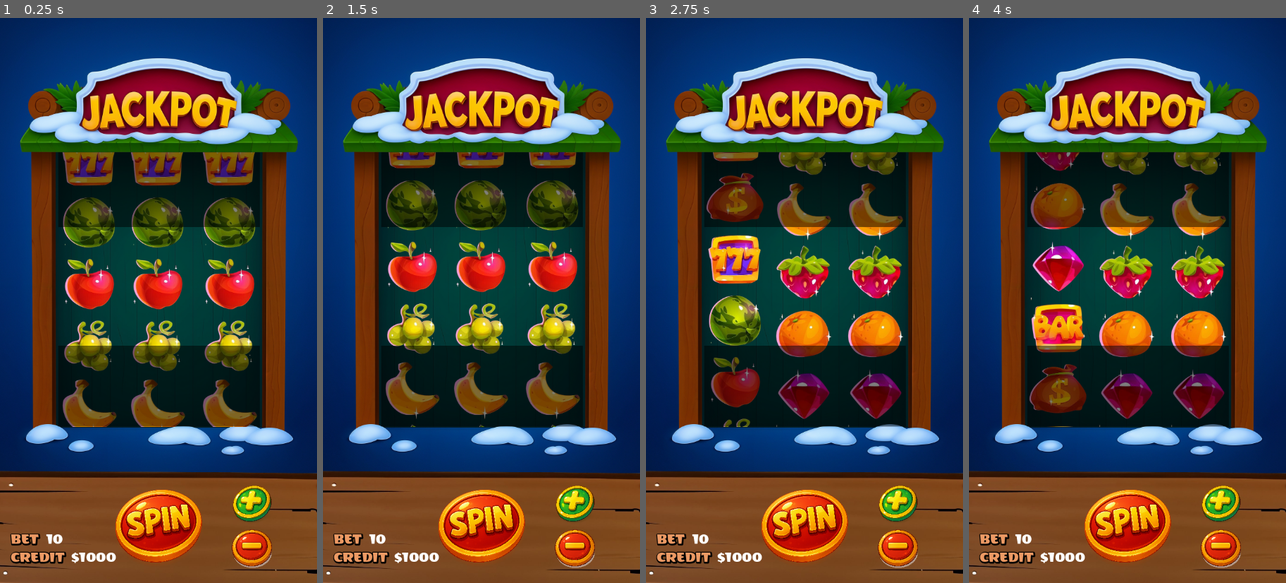
Above: before the commit, frames 1-4 (left to right).
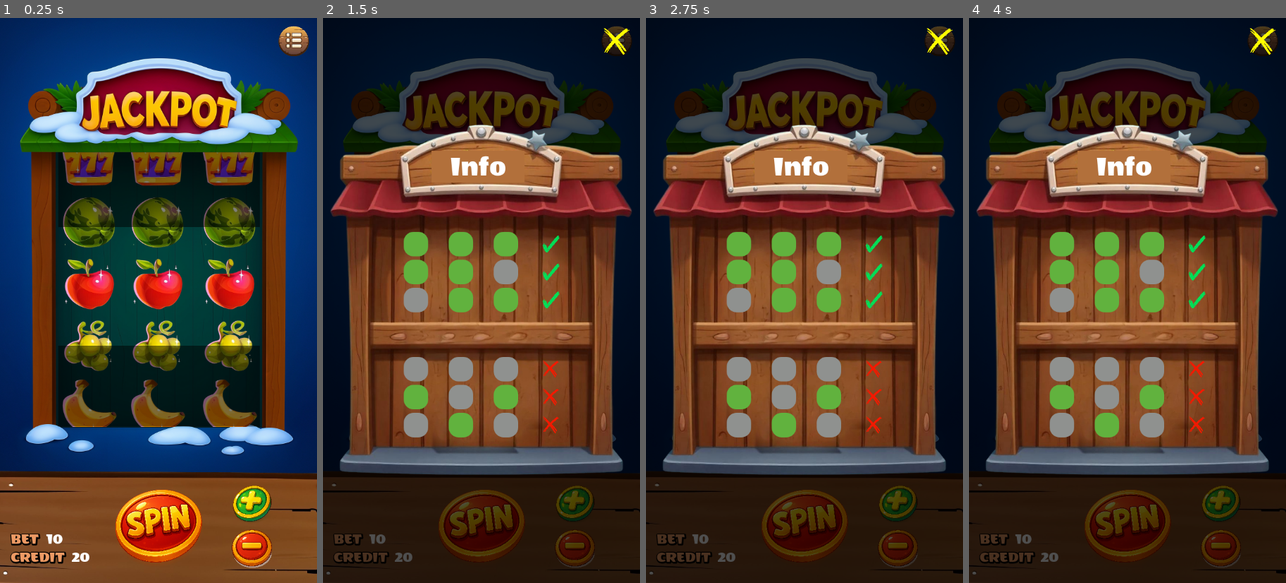
Above: after the commit, the same moments.

Repository: sudip-hub/Jackpot---Slot-Game
Game: Godot game, scene res://scenes/main.tscn
The game is run twice, just before and just after one commit, with the same random seed, the same clock (stepped at 60 frames per second) and the same inputs.
Inputs (mouse positions are in pixels of both pictures, inside the frame that each line leads up to):
- Up to frame 1 (0.25 s): no input
- Up to frame 2 (1.5 s): click (617, 40) at 0.52 s; click (481, 526) at 1.25 s
- Up to frame 3 (2.75 s): click (896, 503) at 2.02 s
- Up to frame 4 (4 s): click (1219, 549) at 2.77 s; click (1127, 526) at 3.52 s

The runs differ from the first frame. In frame 1, 0.6% of the frame differs, in the area x 22-98%, y 1-97%; in frame 2, 98%; in frame 3, 98%; in frame 4, 98%, in the area x 0-100%, y 0-100%.

Commit message:
adds game info popup

Diff:
--- a/jackpot/project.godot
+++ b/jackpot/project.godot
@@ -23,7 +23,6 @@
 
 window/size/viewport_width=648
 window/size/viewport_height=1152
-window/size/window_width_override=324
 window/size/window_height_override=576
 window/stretch/mode="viewport"
 window/handheld/orientation=1
--- /dev/null
+++ b/jackpot/scenes/game_info.gd
@@ -0,0 +1,13 @@
+extends Control
+
+func _ready() -> void:
+	var tween = create_tween()
+	tween.set_trans(Tween.TRANS_BACK)
+	tween.tween_property($Info, "scale", Vector2(1, 1), 0.3)
+
+	var close_btn = custom_button.new()
+	close_btn.initialize($Close, $Close/TextureRect)
+	close_btn.connect("btn_pressed", _on_close_btn_pressed)
+
+func _on_close_btn_pressed() -> void:
+	queue_free()
--- /dev/null
+++ b/jackpot/scenes/game_info.tscn
@@ -0,0 +1,306 @@
+[gd_scene load_steps=11 format=3 uid="uid://evygwhwo27vt"]
+
+[ext_resource type="Script" uid="uid://be7uyh7mo4l12" path="res://scenes/game_info.gd" id="1_n22sc"]
+[ext_resource type="Texture2D" uid="uid://dvxd2j5hddipj" path="res://assets/Popup.png" id="1_wmavl"]
+[ext_resource type="Texture2D" uid="uid://bla3hurksbhve" path="res://assets/10810331.png" id="2_1ow7r"]
+[ext_resource type="Texture2D" uid="uid://4j040mqktfod" path="res://assets/tik.png" id="3_qau4a"]
+[ext_resource type="FontFile" uid="uid://dfe1rtvppuxw7" path="res://assets/WendyOne-Regular.ttf" id="4_qau4a"]
+
+[sub_resource type="StyleBoxFlat" id="StyleBoxFlat_dwjpw"]
+bg_color = Color(0, 0, 0, 0.691)
+
+[sub_resource type="StyleBoxEmpty" id="StyleBoxEmpty_n22sc"]
+
+[sub_resource type="StyleBoxFlat" id="StyleBoxFlat_n22sc"]
+bg_color = Color(0.3815, 0.7, 0.245, 1)
+corner_radius_top_left = 20
+corner_radius_top_right = 20
+corner_radius_bottom_right = 20
+corner_radius_bottom_left = 20
+
+[sub_resource type="StyleBoxFlat" id="StyleBoxFlat_44k6p"]
+bg_color = Color(0.56202, 0.57, 0.5586, 1)
+corner_radius_top_left = 20
+corner_radius_top_right = 20
+corner_radius_bottom_right = 20
+corner_radius_bottom_left = 20
+
+[sub_resource type="StyleBoxFlat" id="StyleBoxFlat_1ow7r"]
+bg_color = Color(0.698039, 0.439216, 0.231373, 1)
+
+[node name="GameInfo" type="Control"]
+z_index = 6
+layout_mode = 3
+anchors_preset = 15
+anchor_right = 1.0
+anchor_bottom = 1.0
+grow_horizontal = 2
+grow_vertical = 2
+script = ExtResource("1_n22sc")
+
+[node name="Panel" type="Panel" parent="."]
+layout_mode = 1
+anchors_preset = 15
+anchor_right = 1.0
+anchor_bottom = 1.0
+grow_horizontal = 2
+grow_vertical = 2
+theme_override_styles/panel = SubResource("StyleBoxFlat_dwjpw")
+
+[node name="Close" type="Button" parent="."]
+custom_minimum_size = Vector2(70, 70)
+layout_mode = 1
+anchors_preset = 1
+anchor_left = 1.0
+anchor_right = 1.0
+offset_left = -96.0
+offset_bottom = 96.0
+grow_horizontal = 0
+theme_override_styles/focus = SubResource("StyleBoxEmpty_n22sc")
+flat = true
+
+[node name="TextureRect" type="TextureRect" parent="Close"]
+self_modulate = Color(100, 100, 100, 1)
+custom_minimum_size = Vector2(80, 80)
+layout_mode = 1
+anchors_preset = 8
+anchor_left = 0.5
+anchor_top = 0.5
+anchor_right = 0.5
+anchor_bottom = 0.5
+offset_left = -40.0
+offset_top = -40.0
+offset_right = 40.0
+offset_bottom = 40.0
+grow_horizontal = 2
+grow_vertical = 2
+texture = ExtResource("2_1ow7r")
+expand_mode = 1
+
+[node name="Info" type="TextureRect" parent="."]
+custom_minimum_size = Vector2(720, 816)
+layout_mode = 1
+anchors_preset = 8
+anchor_left = 0.5
+anchor_top = 0.5
+anchor_right = 0.5
+anchor_bottom = 0.5
+offset_left = -360.0
+offset_top = -408.0
+offset_right = 360.0
+offset_bottom = 408.0
+grow_horizontal = 2
+grow_vertical = 2
+scale = Vector2(0.9, 0.9)
+pivot_offset = Vector2(360, 408)
+texture = ExtResource("1_wmavl")
+expand_mode = 1
+
+[node name="VBoxContainer" type="VBoxContainer" parent="Info"]
+layout_mode = 0
+offset_left = 201.0
+offset_top = 268.0
+offset_right = 527.0
+offset_bottom = 550.0
+theme_override_constants/separation = 7
+
+[node name="HBoxContainer" type="HBoxContainer" parent="Info/VBoxContainer"]
+layout_mode = 2
+theme_override_constants/separation = 42
+
+[node name="Panel2" type="Panel" parent="Info/VBoxContainer/HBoxContainer"]
+custom_minimum_size = Vector2(50, 50)
+layout_mode = 2
+size_flags_horizontal = 4
+theme_override_styles/panel = SubResource("StyleBoxFlat_n22sc")
+
+[node name="Panel3" type="Panel" parent="Info/VBoxContainer/HBoxContainer"]
+custom_minimum_size = Vector2(50, 50)
+layout_mode = 2
+size_flags_horizontal = 4
+theme_override_styles/panel = SubResource("StyleBoxFlat_n22sc")
+
+[node name="Panel4" type="Panel" parent="Info/VBoxContainer/HBoxContainer"]
+custom_minimum_size = Vector2(50, 50)
+layout_mode = 2
+size_flags_horizontal = 4
+theme_override_styles/panel = SubResource("StyleBoxFlat_n22sc")
+
+[node name="TextureRect" type="TextureRect" parent="Info/VBoxContainer/HBoxContainer"]
+custom_minimum_size = Vector2(50, 50)
+layout_mode = 2
+texture = ExtResource("3_qau4a")
+expand_mode = 1
+
+[node name="HBoxContainer2" type="HBoxContainer" parent="Info/VBoxContainer"]
+layout_mode = 2
+theme_override_constants/separation = 42
+
+[node name="Panel2" type="Panel" parent="Info/VBoxContainer/HBoxContainer2"]
+custom_minimum_size = Vector2(50, 50)
+layout_mode = 2
+size_flags_horizontal = 4
+theme_override_styles/panel = SubResource("StyleBoxFlat_n22sc")
+
+[node name="Panel3" type="Panel" parent="Info/VBoxContainer/HBoxContainer2"]
+custom_minimum_size = Vector2(50, 50)
+layout_mode = 2
+size_flags_horizontal = 4
+theme_override_styles/panel = SubResource("StyleBoxFlat_n22sc")
+
+[node name="Panel4" type="Panel" parent="Info/VBoxContainer/HBoxContainer2"]
+custom_minimum_size = Vector2(50, 50)
+layout_mode = 2
+size_flags_horizontal = 4
+theme_override_styles/panel = SubResource("StyleBoxFlat_44k6p")
+
+[node name="TextureRect2" type="TextureRect" parent="Info/VBoxContainer/HBoxContainer2"]
+custom_minimum_size = Vector2(50, 50)
+layout_mode = 2
+texture = ExtResource("3_qau4a")
+expand_mode = 1
+
+[node name="HBoxContainer3" type="HBoxContainer" parent="Info/VBoxContainer"]
+layout_mode = 2
+theme_override_constants/separation = 42
+
+[node name="Panel4" type="Panel" parent="Info/VBoxContainer/HBoxContainer3"]
+custom_minimum_size = Vector2(50, 50)
+layout_mode = 2
+size_flags_horizontal = 4
+theme_override_styles/panel = SubResource("StyleBoxFlat_44k6p")
+
+[node name="Panel2" type="Panel" parent="Info/VBoxContainer/HBoxContainer3"]
+custom_minimum_size = Vector2(50, 50)
+layout_mode = 2
+size_flags_horizontal = 4
+theme_override_styles/panel = SubResource("StyleBoxFlat_n22sc")
+
+[node name="Panel3" type="Panel" parent="Info/VBoxContainer/HBoxContainer3"]
+custom_minimum_size = Vector2(50, 50)
+layout_mode = 2
+size_flags_horizontal = 4
+theme_override_styles/panel = SubResource("StyleBoxFlat_n22sc")
+
+[node name="TextureRect3" type="TextureRect" parent="Info/VBoxContainer/HBoxContainer3"]
+custom_minimum_size = Vector2(50, 50)
+layout_mode = 2
+texture = ExtResource("3_qau4a")
+expand_mode = 1
+
+[node name="VBoxContainer2" type="VBoxContainer" parent="Info"]
+layout_mode = 0
+offset_left = 201.0
+offset_top = 523.0
+offset_right = 527.0
+offset_bottom = 805.0
+theme_override_constants/separation = 7
+
+[node name="HBoxContainer" type="HBoxContainer" parent="Info/VBoxContainer2"]
+layout_mode = 2
+theme_override_constants/separation = 42
+
+[node name="Panel5" type="Panel" parent="Info/VBoxContainer2/HBoxContainer"]
+custom_minimum_size = Vector2(50, 50)
+layout_mode = 2
+size_flags_horizontal = 4
+theme_override_styles/panel = SubResource("StyleBoxFlat_44k6p")
+
+[node name="Panel6" type="Panel" parent="Info/VBoxContainer2/HBoxContainer"]
+custom_minimum_size = Vector2(50, 50)
+layout_mode = 2
+size_flags_horizontal = 4
+theme_override_styles/panel = SubResource("StyleBoxFlat_44k6p")
+
+[node name="Panel7" type="Panel" parent="Info/VBoxContainer2/HBoxContainer"]
+custom_minimum_size = Vector2(50, 50)
+layout_mode = 2
+size_flags_horizontal = 4
+theme_override_styles/panel = SubResource("StyleBoxFlat_44k6p")
+
+[node name="TextureRect" type="TextureRect" parent="Info/VBoxContainer2/HBoxContainer"]
+custom_minimum_size = Vector2(50, 50)
+layout_mode = 2
+texture = ExtResource("2_1ow7r")
+expand_mode = 1
+
+[node name="HBoxContainer2" type="HBoxContainer" parent="Info/VBoxContainer2"]
+layout_mode = 2
+theme_override_constants/separation = 42
+
+[node name="Panel2" type="Panel" parent="Info/VBoxContainer2/HBoxContainer2"]
+custom_minimum_size = Vector2(50, 50)
+layout_mode = 2
+size_flags_horizontal = 4
+theme_override_styles/panel = SubResource("StyleBoxFlat_n22sc")
+
+[node name="Panel4" type="Panel" parent="Info/VBoxContainer2/HBoxContainer2"]
+custom_minimum_size = Vector2(50, 50)
+layout_mode = 2
+size_flags_horizontal = 4
+theme_override_styles/panel = SubResource("StyleBoxFlat_44k6p")
+
+[node name="Panel3" type="Panel" parent="Info/VBoxContainer2/HBoxContainer2"]
+custom_minimum_size = Vector2(50, 50)
+layout_mode = 2
+size_flags_horizontal = 4
+theme_override_styles/panel = SubResource("StyleBoxFlat_n22sc")
+
+[node name="TextureRect2" type="TextureRect" parent="Info/VBoxContainer2/HBoxContainer2"]
+custom_minimum_size = Vector2(50, 50)
+layout_mode = 2
+texture = ExtResource("2_1ow7r")
+expand_mode = 1
+
+[node name="HBoxContainer3" type="HBoxContainer" parent="Info/VBoxContainer2"]
+layout_mode = 2
+theme_override_constants/separation = 42
+
+[node name="Panel4" type="Panel" parent="Info/VBoxContainer2/HBoxContainer3"]
+custom_minimum_size = Vector2(50, 50)
+layout_mode = 2
+size_flags_horizontal = 4
+theme_override_styles/panel = SubResource("StyleBoxFlat_44k6p")
+
+[node name="Panel2" type="Panel" parent="Info/VBoxContainer2/HBoxContainer3"]
+custom_minimum_size = Vector2(50, 50)
+layout_mode = 2
+size_flags_horizontal = 4
+theme_override_styles/panel = SubResource("StyleBoxFlat_n22sc")
+
+[node name="Panel5" type="Panel" parent="Info/VBoxContainer2/HBoxContainer3"]
+custom_minimum_size = Vector2(50, 50)
+layout_mode = 2
+size_flags_horizontal = 4
+theme_override_styles/panel = SubResource("StyleBoxFlat_44k6p")
+
+[node name="TextureRect3" type="TextureRect" parent="Info/VBoxContainer2/HBoxContainer3"]
+custom_minimum_size = Vector2(50, 50)
+layout_mode = 2
+texture = ExtResource("2_1ow7r")
+expand_mode = 1
+
+[node name="Panel2" type="Panel" parent="Info"]
+layout_mode = 0
+offset_left = 258.0
+offset_top = 103.0
+offset_right = 448.0
+offset_bottom = 168.0
+theme_override_styles/panel = SubResource("StyleBoxFlat_1ow7r")
+
+[node name="Label" type="Label" parent="Info/Panel2"]
+layout_mode = 1
+anchors_preset = 8
+anchor_left = 0.5
+anchor_top = 0.5
+anchor_right = 0.5
+anchor_bottom = 0.5
+offset_left = -57.5
+offset_top = -31.5
+offset_right = 57.5
+offset_bottom = 31.5
+grow_horizontal = 2
+grow_vertical = 2
+theme_override_fonts/font = ExtResource("4_qau4a")
+theme_override_font_sizes/font_size = 59
+text = "Info"
--- a/jackpot/scenes/main.gd
+++ b/jackpot/scenes/main.gd
@@ -10,9 +10,12 @@
 var betResult
 var winningMultiplier = 0
 
+@onready var game_info = preload("res://scenes/game_info.tscn")
+
 # Called when the node enters the scene tree for the first time.
 func _ready():
 	$Result.visible = false
+	$LabelInfo.visible = false
 	SigBank.rollFinished.connect(Callable(self,"_receiveNumber"))
 
 	var spin_btn = custom_button.new()
@@ -26,7 +29,15 @@
 	var dec_bet_btn = custom_button.new()
 	dec_bet_btn.initialize($Decrease, $Decrease/TextureRect)
 	dec_bet_btn.connect("btn_pressed", _on_decrease_bet_pressed)
+
+	var game_info_btn = custom_button.new()
+	game_info_btn.initialize($GameInfo, $GameInfo/TextureRect)
+	game_info_btn.connect("btn_pressed", _on_info_btn_pressed)
 	pass # Replace with function body.
+
+func _on_info_btn_pressed() -> void:
+	var game_info_scene = game_info.instantiate()
+	add_child(game_info_scene)
 
 func _on_increase_bet_pressed():
 	var bet_value = int($HBoxContainerBet/Bet.text)
@@ -85,9 +96,17 @@
 
 
 func _on_spin_pressed() -> void:
-	SigBank.startRoll.emit(1,2, 0.4)
-	SigBank.startRoll.emit(2,2.5, 0.6)
-	SigBank.startRoll.emit(3,3, 0.2)
+	var bet_value = int($HBoxContainerBet/Bet.text)
+	var credit = int($HBoxContainerCredit/Credit.text)
+	if bet_value <= credit:
+		SigBank.startRoll.emit(1,2, 0.4)
+		SigBank.startRoll.emit(2,2.5, 0.6)
+		SigBank.startRoll.emit(3,3, 0.2)
+	else:
+		$LabelInfo.visible = true
+		$LabelInfo.text = "There is no money!"
+
+		print("There is no money!")
 
 	$Spin.disabled = true
 	$Increase.disabled = true
--- a/jackpot/scenes/main.tscn
+++ b/jackpot/scenes/main.tscn
@@ -8,6 +8,7 @@
 [ext_resource type="Texture2D" uid="uid://dv8ga7ran2vok" path="res://assets/minus.png" id="4_jyhfs"]
 [ext_resource type="Texture2D" uid="uid://u4e1bglfvsn7" path="res://assets/spin.png" id="5_o6xl0"]
 [ext_resource type="FontFile" uid="uid://dfe1rtvppuxw7" path="res://assets/WendyOne-Regular.ttf" id="6_tefeu"]
+[ext_resource type="Texture2D" uid="uid://hwvvrf5knmf6" path="res://assets/game_info.png" id="8_85g3d"]
 
 [sub_resource type="StyleBoxFlat" id="StyleBoxFlat_tipki"]
 bg_color = Color(0, 0, 0, 0.501961)
@@ -179,6 +180,36 @@
 texture = ExtResource("4_jyhfs")
 expand_mode = 1
 
+[node name="GameInfo" type="Button" parent="."]
+custom_minimum_size = Vector2(70, 70)
+layout_mode = 1
+anchors_preset = 1
+anchor_left = 1.0
+anchor_right = 1.0
+offset_left = -96.0
+offset_bottom = 96.0
+grow_horizontal = 0
+theme_override_styles/focus = SubResource("StyleBoxEmpty_tipki")
+flat = true
+
+[node name="TextureRect" type="TextureRect" parent="GameInfo"]
+custom_minimum_size = Vector2(70, 70)
+layout_mode = 1
+anchors_preset = 8
+anchor_left = 0.5
+anchor_top = 0.5
+anchor_right = 0.5
+anchor_bottom = 0.5
+offset_left = -32.0
+offset_top = -32.0
+offset_right = 32.0
+offset_bottom = 32.0
+grow_horizontal = 2
+grow_vertical = 2
+pivot_offset = Vector2(48, 48)
+texture = ExtResource("8_85g3d")
+expand_mode = 1
+
 [node name="HBoxContainerCredit" type="HBoxContainer" parent="."]
 layout_mode = 1
 anchors_preset = 2
@@ -204,7 +235,7 @@
 layout_mode = 2
 theme_override_fonts/font = ExtResource("6_tefeu")
 theme_override_font_sizes/font_size = 31
-text = "$1000"
+text = "20"
 
 [node name="HBoxContainerBet" type="HBoxContainer" parent="."]
 layout_mode = 1
@@ -252,3 +283,23 @@
 theme_override_fonts/font = ExtResource("6_tefeu")
 theme_override_font_sizes/font_size = 166
 text = "X2"
+
+[node name="LabelInfo" type="Label" parent="."]
+z_index = 4
+layout_mode = 1
+anchors_preset = 8
+anchor_left = 0.5
+anchor_top = 0.5
+anchor_right = 0.5
+anchor_bottom = 0.5
+offset_left = -102.0
+offset_top = -88.0
+offset_right = 102.0
+offset_bottom = 88.0
+grow_horizontal = 2
+grow_vertical = 2
+pivot_offset = Vector2(102, 88)
+theme_override_colors/font_color = Color(1, 0, 0, 1)
+theme_override_fonts/font = ExtResource("6_tefeu")
+theme_override_font_sizes/font_size = 60
+text = "X2"
--- a/jackpot/scenes/reel.gd
+++ b/jackpot/scenes/reel.gd
@@ -51,8 +51,8 @@
 func _startRoll(reelNumber,dur, rollback_dur):
 	if reelNumber!= reelID : return
 
-	reel1.position.y = -1250
-	reel2.position.y = 0
+	#reel1.position.y = -1250
+	#reel2.position.y = 0
 	state = ROLLBACK
 	rollDuration = dur
 	print(reelID,reelNumber,dur)
Binary file added: jackpot/assets/10810331.png
Not shown, added: jackpot/assets/10810331.png.import
Binary file added: jackpot/assets/Popup.png
Not shown, added: jackpot/assets/Popup.png.import
Binary file added: jackpot/assets/game_info.png
Not shown, added: jackpot/assets/game_info.png.import
Binary file added: jackpot/assets/tik.png
Not shown, added: jackpot/assets/tik.png.import
Not shown, added: jackpot/scenes/game_info.gd.uid
Not shown: 1 places in jackpot/scenes/main.tscn that only renumber resources
Not shown, changed: jackpot/.gitignore
